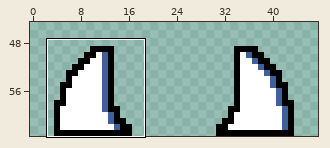
Pixel-art sprite, stored at Chapter11/Damocles/DamoclesDead.png. The picture above shows the old version from afar; the outline marks the close-up.
Close-up. Before:
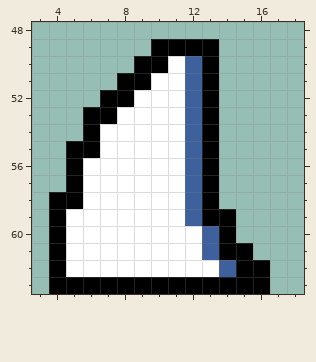
The file is 48x64 pixels. Shown: x 3..18, y 48..63. The wide view leaves out empty margins. The commit also changed other parts of the picture, which this record leaves out.
And afterwards:
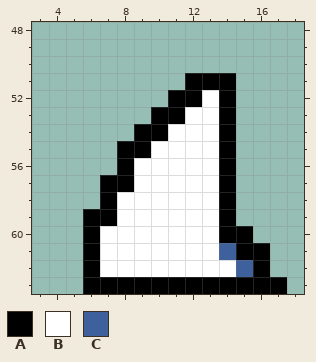
Palette (. is transparent): A #000000  B #ffffff  C #3e609c
Difference:
Changed rows in their new state; - is an unchanged pixel.
first column x 4:
49 ------....----
50 -----.....----
51 ----....A-A---
52 ---....AABA---
53 --....AABBA---
54 --...AA-BBA---
55 -...AA--BBA---
56 -...A---BBA---
57 -..AA---BBA---
58 ...A----BBA---
59 ..AA----BB----
60 ..A------B-A--
61 ..A------BC-A-
62 ..A-------BC--
63 ..-----------A
Pixel boxes of the changes (left, top, right, bottom) in both close-ups:
changed: (49, 39, 287, 294)
